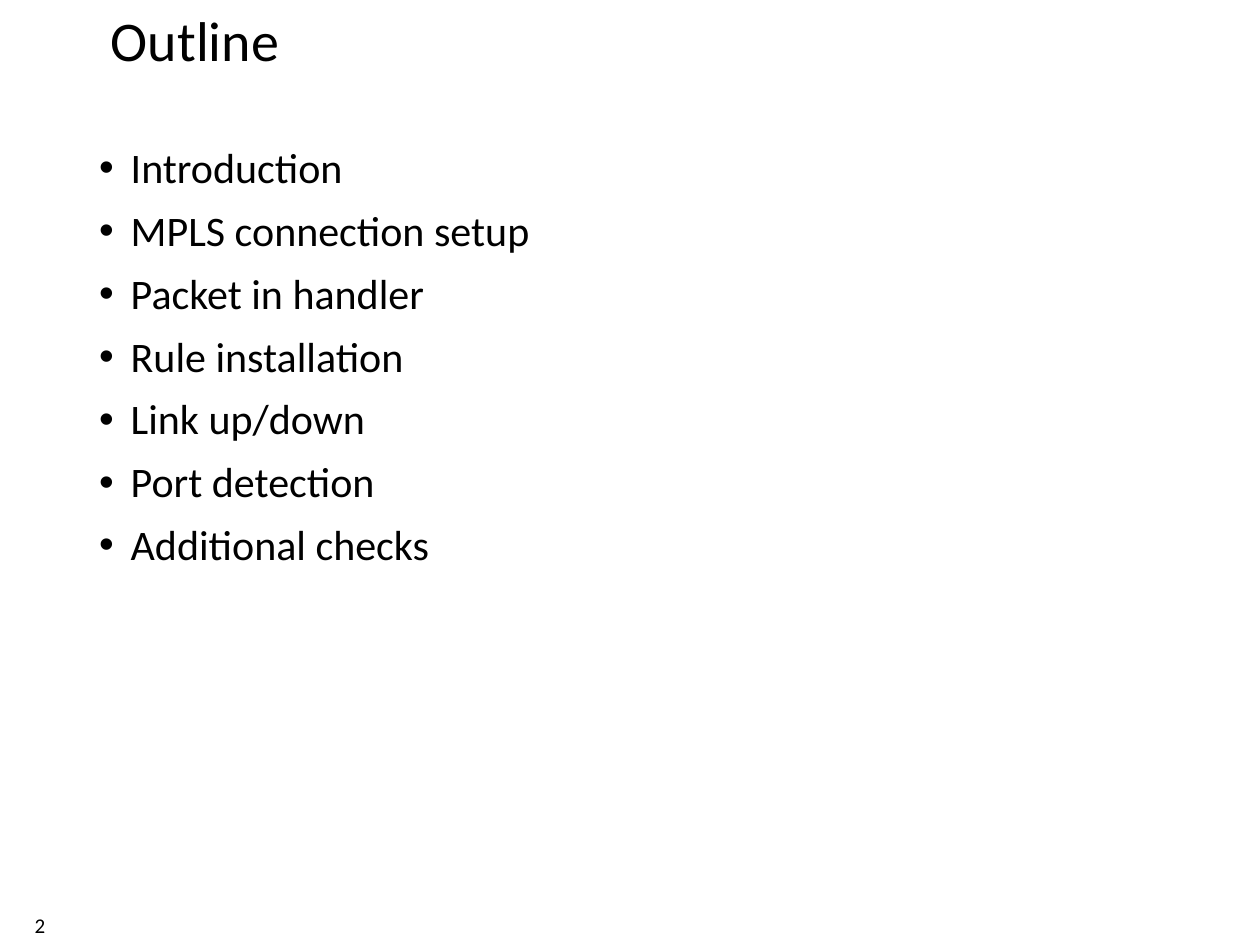
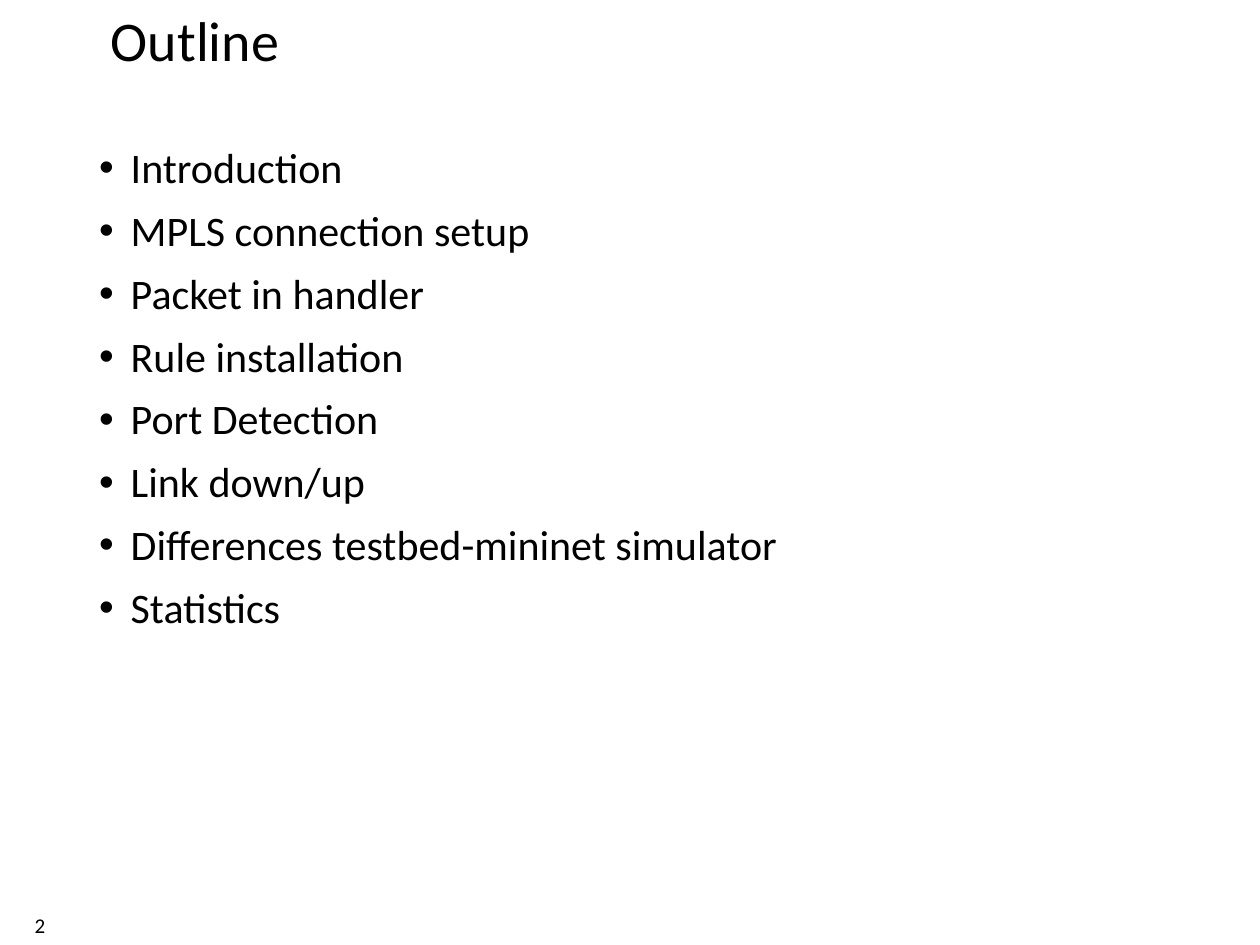
Before and after one commit to xdl907/switching-and-routing-project, a slide deck: slide 2 of template_project_exam__1_.pptx. Drawn at 1260x945 pixels with LibreOffice and Linux fonts; fonts in the diff are those of the drawing; background and template pictures are left out. Boxes give left, top, right and bottom in pixels: in the first picture for what was removed or moved away, otherwise in the second. Text is boxed around its words. In the diff, an @@ line names an element or a change of style, - is before the commit and + after.

```diff
--- a/template_project_exam__1_.pptx
+++ b/template_project_exam__1_.pptx
@@ text at (131, 405, 776, 624): text changed @@
-• Link up/down
-• Port detection
-• Additional checks
+• Port Detection
+• Link down/up
+• Differences testbed-mininet simulator
+• Statistics
```
Also in this commit, not shown: 4 other slides changed, 2 slides removed.
